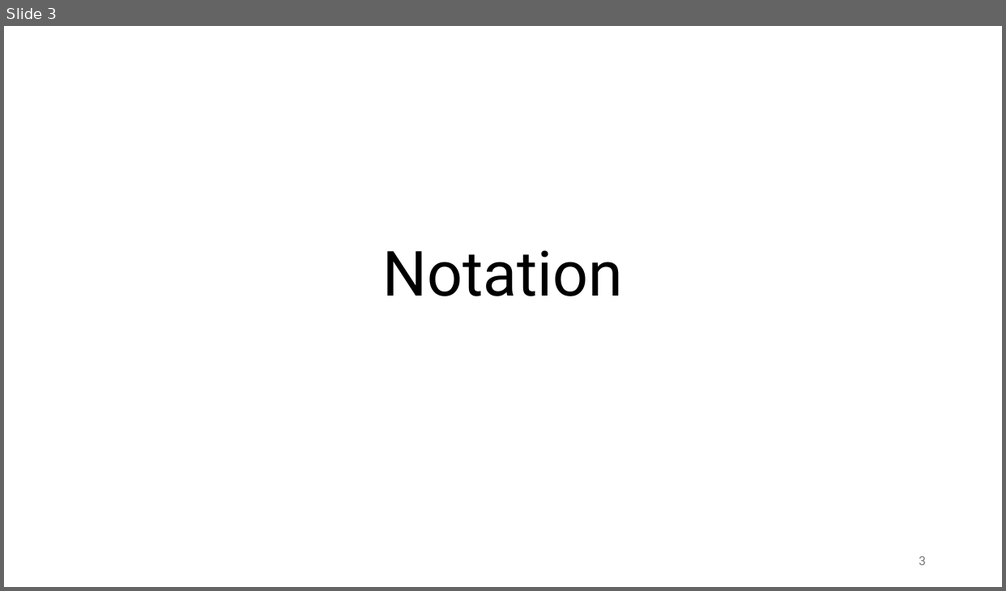
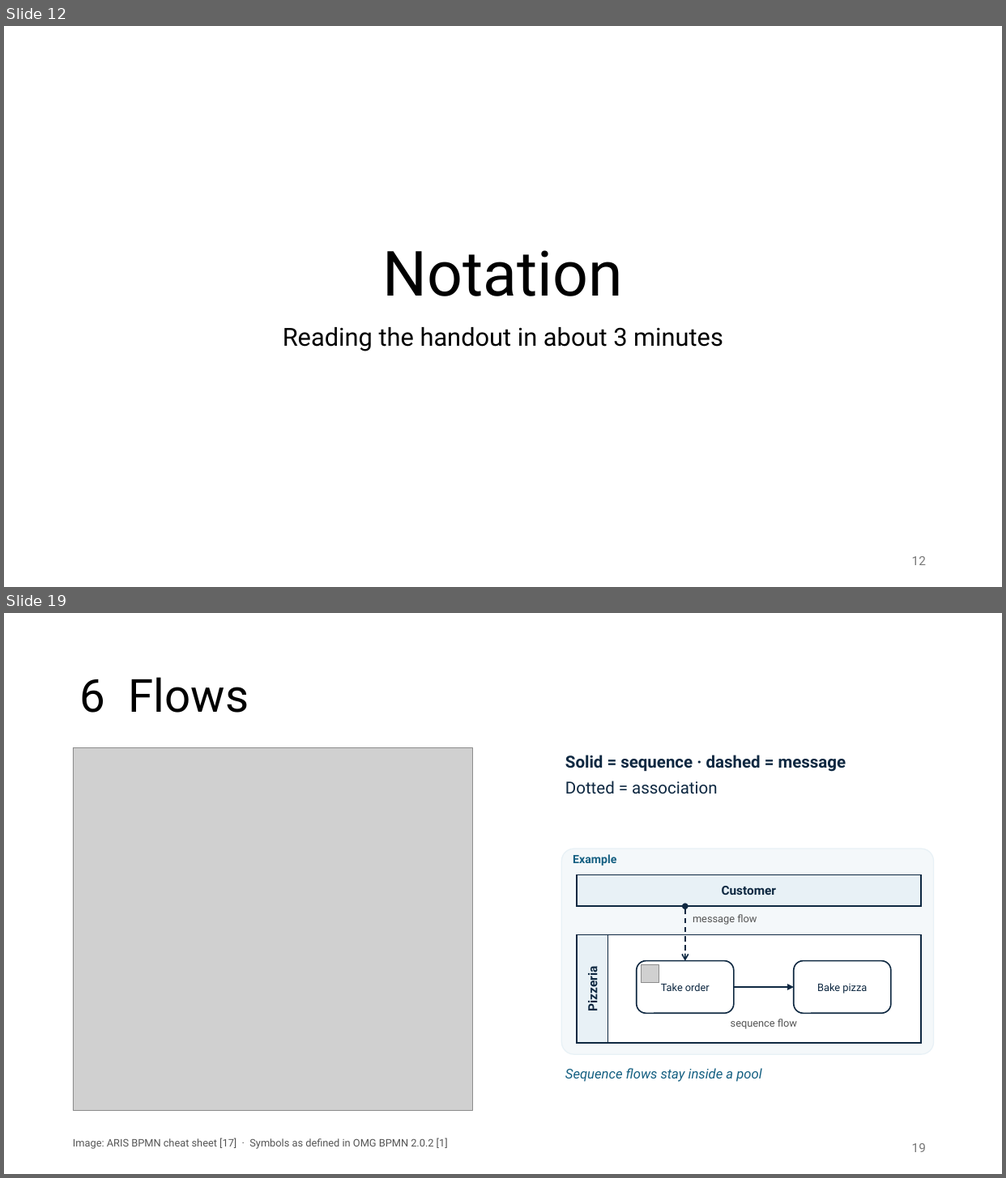
Before and after one commit to FontysVenlo/esd-2026-workshop-g03, a slide deck: BPMN Workshop.pptx. Shown one above the other, each under a label of ours: slide 3 before the commit, slides 12 and 19 after it; the slides between them are not shown. The pictures are 1006x591 and 1006x1178 pixels, drawn with LibreOffice and Linux fonts; fonts in the diff are those of the drawing; grey boxes stand for pictures. Boxes give left, top, right and bottom in pixels: in the first picture for what was removed or moved away, otherwise in the second. Text is boxed around its words. In the diff, an @@ line names an element or a change of style, - is before the commit and + after.

```diff
--- a/BPMN Workshop.pptx
+++ b/BPMN Workshop.pptx
@@ slide 19 added at [4, 613, 1002, 1174], background #FFFFFF @@
@@ title added at [80, 677, 249, 713], 44 pt, text #000000 @@
+6 Flows
@@ picture added at [73, 747, 473, 1111] @@
@@ text added at [565, 755, 846, 794], 16 pt, text #0E2841, bold @@
+Solid = sequence · dashed = message
+Dotted = association
@@ rounded rectangle added at [562, 849, 934, 1054], fill #F4F8FA, outline #E8F1F6 1 pt @@
@@ text added at [573, 854, 616, 866], 11 pt, text #156082, bold @@
+Example
@@ rectangle added at [577, 875, 921, 906], fill #E8F1F6, outline #0E2841 1.25 pt, 12 pt, text #0E2841, bold @@
+Customer
@@ double arrow added from (685, 906) to (685, 961), #0E2841 1.25 pt dashed @@
@@ text added at [692, 914, 756, 925], 10 pt, text #555555 @@
+message flow
@@ rectangle added at [577, 935, 921, 1043], fill #FFFFFF, outline #0E2841 1.25 pt @@
@@ rectangle added at [577, 935, 608, 1043], fill #E8F1F6, outline #0E2841 1.25 pt, 12 pt, text #0E2841, bold @@
+Pizzeria
@@ rounded rectangle added at [637, 961, 734, 1013], fill #FFFFFF, outline #0E2841 1.25 pt, 10 pt, text #0E2841 @@
+Take order
@@ picture added at [641, 965, 659, 983] @@
@@ rounded rectangle added at [794, 961, 891, 1013], fill #FFFFFF, outline #0E2841 1.25 pt, 10 pt, text #0E2841 @@
+Bake pizza
@@ arrow added from (734, 987) to (794, 987), #0E2841 1.25 pt @@
@@ text added at [731, 1019, 797, 1029], 10 pt, text #555555 @@
+sequence flow
@@ text added at [565, 1068, 761, 1082], 13 pt, text #156082, italic @@
+Sequence flows stay inside a pool
@@ text added at [73, 1138, 448, 1149], 10 pt, text #555555 @@
+Image: ARIS BPMN cheat sheet [17] · Symbols as defined in OMG BPMN 2.0.2 [1]
@@ page number added at [912, 1144, 926, 1152], 12 pt, text #797979 @@
+19
@@ what was slide 3 is now slide 12 @@
@@ slide 12 changed as well @@
@@ subtitle added at [283, 327, 723, 352], 24 pt, text #000000 @@
+Reading the handout in about 3 minutes
@@ page number at [912, 557, 926, 565]: text changed @@
-3
+12
```
Also in this commit, not shown: 7 other slides changed, 33 other slides added, 17 slides removed, 12 other files.
